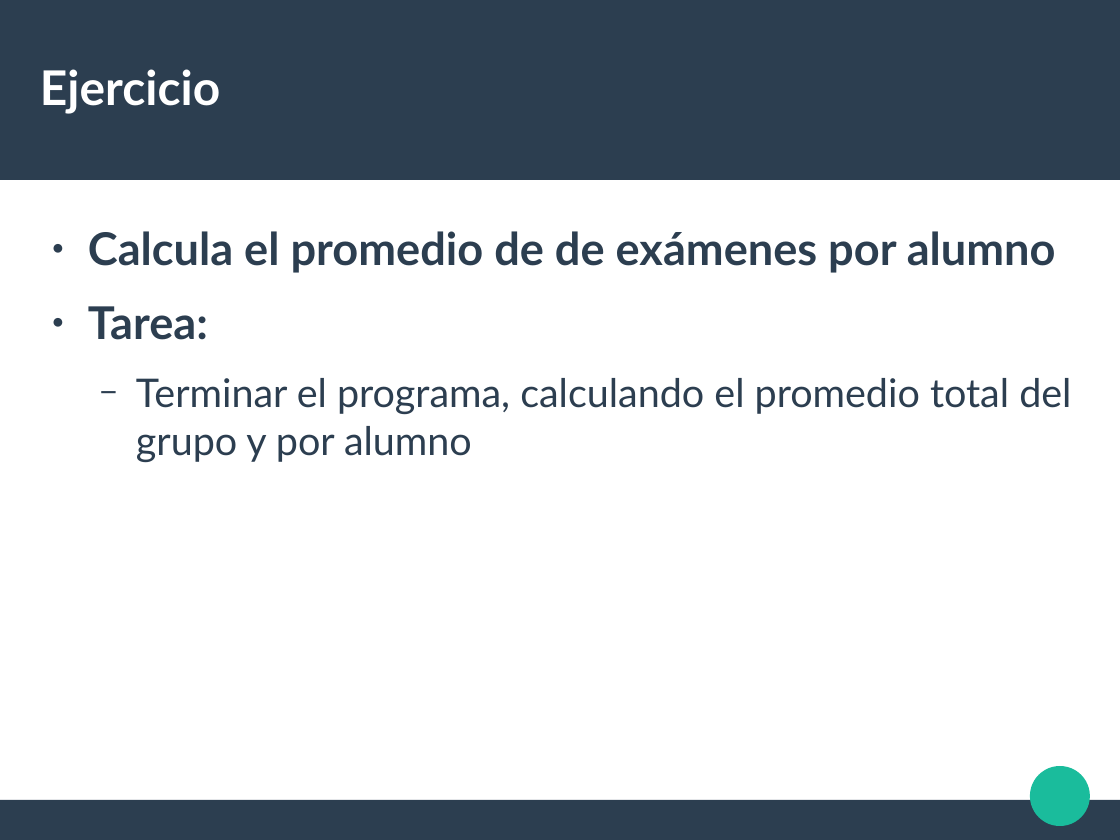
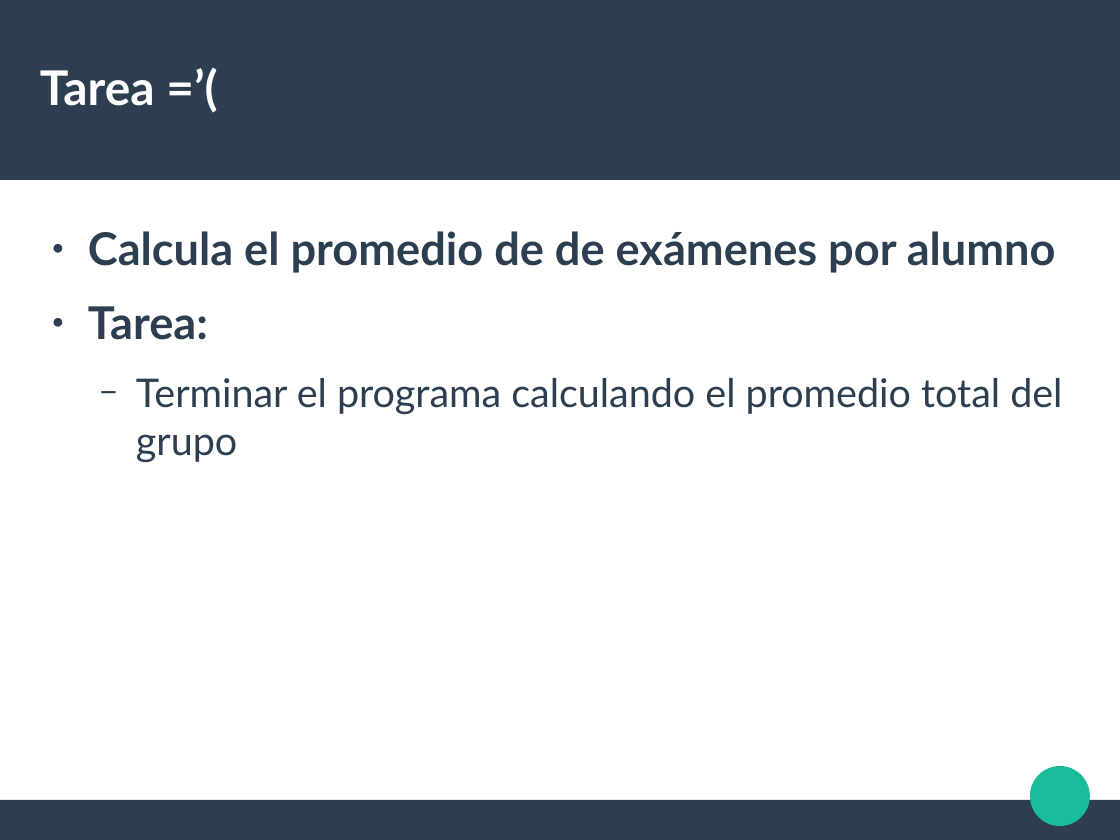
Before and after one commit to liowiki/EDA1-20192, a slide deck: slide 9 of Tema1.odp (slide 8 before the commit). Drawn at 1120x840 pixels with LibreOffice and Linux fonts; fonts in the diff are those of the drawing. Boxes give left, top, right and bottom in pixels: in the first picture for what was removed or moved away, otherwise in the second. Text is boxed around its words. In the diff, an @@ line names an element or a change of style, - is before the commit and + after.

```diff
--- a/Tema1.odp
+++ b/Tema1.odp
@@ title at box(40, 70, 155, 106): text changed @@
-Ejercicio
+Tarea =’(
@@ text at box(136, 378, 1062, 462): text changed @@
-  − Terminar el programa, calculando el promedio total del grupo y por alumno
+  − Terminar el programa calculando el promedio total del grupo
```
Also in this commit, not shown: 32 slides added, 4 other files.
